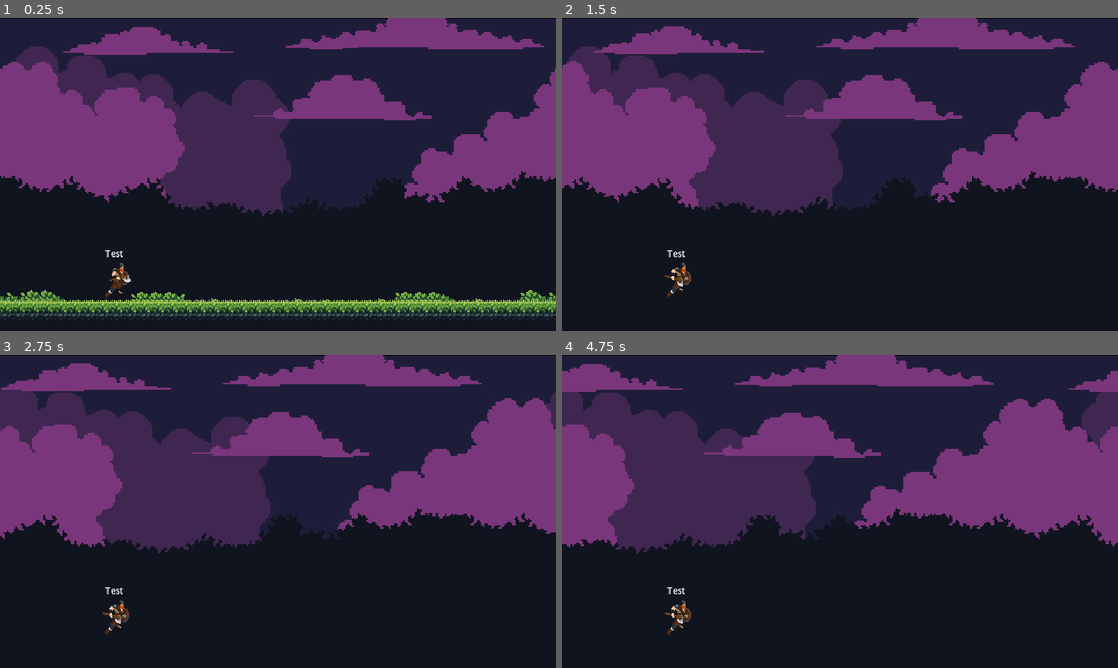
Above: before the commit, frames 1-4 (two rows, left to right).
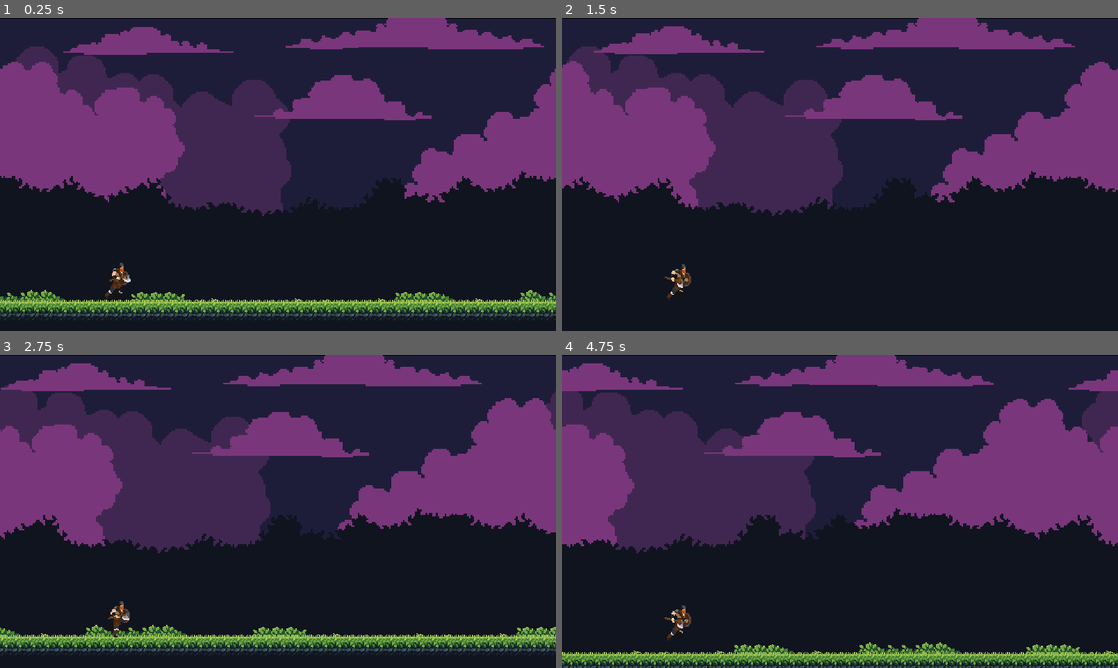
Above: after the commit, the same moments.

Repository: TylerK/games
Game: Godot game, scene res://World.tscn
Same seed, same stepped clock (60 frames per second), same inputs: the game is played once before the commit and once after it.
Inputs:
- Up to frame 1 (0.25 s): no input
- Up to frame 2 (1.5 s): tap Space (attack) at 0.6 s; tap W (jump) at 0.77, 0.8, 1.07, 1.35 s
- Up to frame 3 (2.75 s): tap W (jump) at 1.52, 1.82, 2.3 s; tap Space (attack) at 1.55, 2.1 s
- Up to frame 4 (4.75 s): tap Space (attack) at 2.85, 4.35 s; tap W (jump) at 3.02, 3.32, 3.6, 3.77, 4.07, 4.52 s

The runs differ from the first frame. In frame 1, less than 0.1% of the frame differs, in the area x 18-23%, y 74-77%; in frame 2, 0.2%; in frame 3, 5.7%, in the area x 0-100%, y 74-96%; in frame 4, 5.7%.

Commit message:
Added attacking on ground

Diff:
--- a/001-Viking-Run/World.tscn
+++ b/001-Viking-Run/World.tscn
@@ -57,3 +57,5 @@
 [node name="Camera2D" type="Camera2D" parent="Player"]
 position = Vector2(-128, -294)
 anchor_mode = 0
+position_smoothing_enabled = true
+position_smoothing_speed = 33.0
--- a/001-Viking-Run/classes/state_machine.gd
+++ b/001-Viking-Run/classes/state_machine.gd
@@ -13,12 +13,13 @@
 			child.transitioned.connect(on_child_transitioned)
 		else:
 			push_warning("Hey dummy, state machine contains a child which is not 'State'")
+
 	current_state.enter()
 
 func on_child_transitioned(new_state_name: StringName) -> void:
 	var new_state = states.get(new_state_name)
 
-	print(states)
+	print(new_state_name)
 
 	if new_state != null:
 		if new_state != current_state:
@@ -30,8 +31,8 @@
 
 
 func _process(delta):
+	print(current_state)
 	current_state.update(delta)
-
 
 func _physics_process(delta):
 	current_state.physics_update(delta)
--- a/001-Viking-Run/project.godot
+++ b/001-Viking-Run/project.godot
@@ -51,6 +51,7 @@
 attack={
 "deadzone": 0.5,
 "events": [Object(InputEventKey,"resource_local_to_scene":false,"resource_name":"","device":-1,"window_id":0,"alt_pressed":false,"shift_pressed":false,"ctrl_pressed":false,"meta_pressed":false,"pressed":false,"keycode":0,"physical_keycode":32,"key_label":0,"unicode":32,"echo":false,"script":null)
+, Object(InputEventKey,"resource_local_to_scene":false,"resource_name":"","device":-1,"window_id":0,"alt_pressed":false,"shift_pressed":false,"ctrl_pressed":false,"meta_pressed":false,"pressed":false,"keycode":0,"physical_keycode":69,"key_label":0,"unicode":101,"echo":false,"script":null)
 ]
 }
 
--- a/001-Viking-Run/scenes/floors.tscn
+++ b/001-Viking-Run/scenes/floors.tscn
@@ -1,7 +1,7 @@
 [gd_scene load_steps=7 format=3 uid="uid://cf2mcluuhymy2"]
 
 [ext_resource type="Texture2D" uid="uid://dtire8p263yvq" path="res://assets/tiles.png" id="1_e3jm1"]
-[ext_resource type="Script" path="res://scenes/floors.gd" id="1_fjwxa"]
+[ext_resource type="Script" path="res://scripts/floors.gd" id="1_fjwxa"]
 
 [sub_resource type="TileSetAtlasSource" id="TileSetAtlasSource_jsfrq"]
 texture = ExtResource("1_e3jm1")
--- a/001-Viking-Run/scenes/player.tscn
+++ b/001-Viking-Run/scenes/player.tscn
@@ -6,10 +6,6 @@
 [ext_resource type="Script" path="res://scripts/player_attacking_state.gd" id="4_1kgj8"]
 [ext_resource type="Script" path="res://scripts/player_jumping_state.gd" id="5_qk8m1"]
 [ext_resource type="Script" path="res://scripts/player_sliding_state.gd" id="6_uqauy"]
-
-[sub_resource type="AtlasTexture" id="AtlasTexture_qsbr6"]
-atlas = ExtResource("1_avmt3")
-region = Rect2(0, 672, 115, 84)
 
 [sub_resource type="AtlasTexture" id="AtlasTexture_3nfcl"]
 atlas = ExtResource("1_avmt3")
@@ -82,9 +78,6 @@
 [sub_resource type="SpriteFrames" id="SpriteFrames_3oa23"]
 animations = [{
 "frames": [{
-"duration": 1.0,
-"texture": SubResource("AtlasTexture_qsbr6")
-}, {
 "duration": 1.0,
 "texture": SubResource("AtlasTexture_3nfcl")
 }, {
@@ -171,19 +164,10 @@
 
 [node name="Player" type="CharacterBody2D"]
 
-[node name="Label" type="Label" parent="."]
-offset_left = -32.0
-offset_top = -30.0
-offset_right = 40.0
-offset_bottom = -16.0
-theme_override_font_sizes/font_size = 10
-text = "Test"
-horizontal_alignment = 1
-
 [node name="PlayerSprite" type="AnimatedSprite2D" parent="."]
 position = Vector2(5, 2)
 sprite_frames = SubResource("SpriteFrames_3oa23")
-animation = &"run"
+animation = &"attack"
 
 [node name="CollisionShape2D" type="CollisionShape2D" parent="."]
 position = Vector2(3, 11)
@@ -210,3 +194,5 @@
 
 [node name="Sliding" type="Node" parent="States"]
 script = ExtResource("6_uqauy")
+
+[connection signal="animation_finished" from="PlayerSprite" to="States/Attacking" method="_on_player_sprite_animation_finished"]
--- a/001-Viking-Run/scripts/player_attacking_state.gd
+++ b/001-Viking-Run/scripts/player_attacking_state.gd
@@ -2,6 +2,11 @@
 
 class_name AttackingState
 
-func ready():
-	print('Attacking...')
+func enter():
+	$"../../PlayerSprite".play('attack')
+
+func physics_update(_delta):
 	pass
+
+func _on_player_sprite_animation_finished():
+	transitioned.emit('Running')
--- a/001-Viking-Run/scripts/player_jumping_state.gd
+++ b/001-Viking-Run/scripts/player_jumping_state.gd
@@ -4,30 +4,23 @@
 
 @export var actor: CharacterBody2D
 
-@export var jump_height : float
-@export var jump_time_to_peak : float
-@export var jump_time_to_descent : float
+@export var jump_height: float
+@export var jump_time_to_peak: float
+@export var jump_time_to_descent: float
 
-@onready var jump_velocity : float = ((2.0 * jump_height) / jump_time_to_peak) * -1.0
-@onready var jump_gravity : float = ((-2.0 * jump_height) / (jump_time_to_peak * jump_time_to_peak)) * -1.0
-@onready var fall_gravity : float = ((-2.0 * jump_height) / (jump_time_to_descent * jump_time_to_descent)) * -1.0
-
-var velocity := Vector2.ZERO
+@onready var jump_velocity: float = ((2.0 * jump_height) / jump_time_to_peak) * - 1.0
+@onready var jump_gravity: float = ((-2.0 * jump_height) / (jump_time_to_peak * jump_time_to_peak)) * - 1.0
+@onready var fall_gravity: float = ((-2.0 * jump_height) / (jump_time_to_descent * jump_time_to_descent)) * - 1.0
 
 func enter():
 	$"../../PlayerSprite".play("jump1")
 	actor.velocity.y = jump_velocity
 
-
 func physics_update(delta):
-	velocity.y += get_gravity() * delta
+	actor.velocity.y += get_gravity() * delta
 	actor.move_and_slide()
-
+	if actor.is_on_floor():
+		transitioned.emit('Running')
 
 func get_gravity() -> float:
-	return jump_gravity if velocity.y < 0.0 else fall_gravity
-
-
-func jump():
-	velocity.y = jump_velocity
-	transitioned.emit('Running')
+	return jump_gravity if actor.velocity.y < 0.0 else fall_gravity
--- a/001-Viking-Run/scripts/player_running_state.gd
+++ b/001-Viking-Run/scripts/player_running_state.gd
@@ -8,5 +8,8 @@
 	$"../../PlayerSprite".play("run")
 
 func physics_update(_delta):
+	if Input.is_action_just_pressed("attack"):
+		print('attack???????')
+		transitioned.emit("Attacking")
 	if Input.is_action_just_pressed("jump"):
 		transitioned.emit('Jumping')
Not shown: 1 places in 001-Viking-Run/scenes/player.tscn that only renumber resources
Renamed: 001-Viking-Run/scenes/floors.gd -> 001-Viking-Run/scripts/floors.gd
